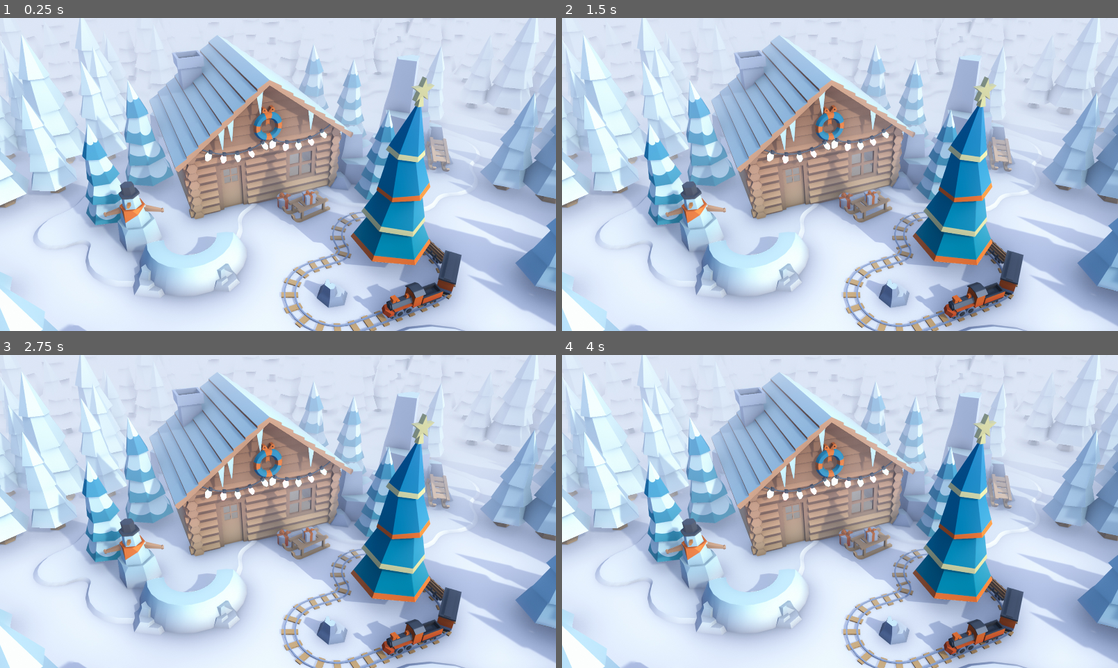
Above: before the commit, frames 1-4 (two rows, left to right).
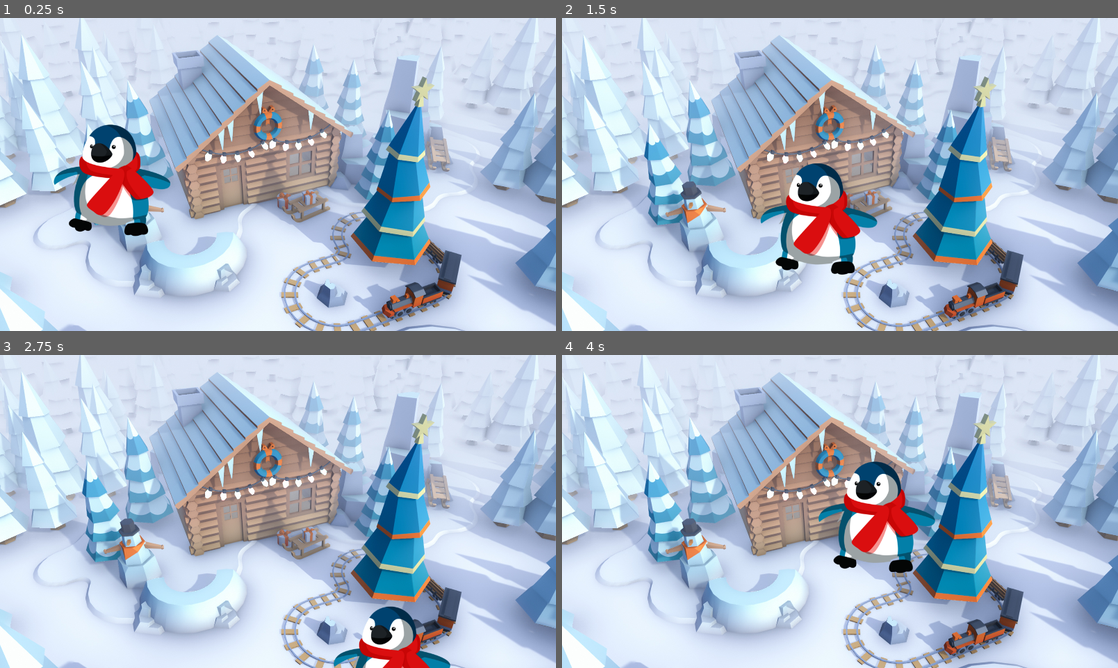
Above: after the commit, the same moments.

Repository: machen18/Mandy-Chen-Performance-Task-Senior-Final
Game: Godot game, scene res://world.tscn
The game is run twice, just before and just after one commit, with the same random seed, the same clock (stepped at 60 frames per second) and the same inputs.
Inputs:
- Up to frame 1 (0.25 s): no input
- Up to frame 2 (1.5 s): tap Enter at 0.5 s; hold Right (move_right, bound only after the commit) 0.53-1.28 s; hold Down (move_down, bound only after the commit) from 1.28 s (still down)
- Up to frame 3 (2.75 s): release Down (move_down, bound only after the commit) at 2.03 s; hold Right (move_right, bound only after the commit) from 2.03 s (still down)
- Up to frame 4 (4 s): release Right (move_right, bound only after the commit) at 2.78 s; hold Up (move_up, bound only after the commit) 2.78-3.53 s; hold Left (move_left, bound only after the commit) from 3.53 s (still down)

The runs differ from the first frame. In frame 1, 4.1% of the frame differs, in the area x 9-31%, y 34-70%; in frame 2, 4.1%; in frame 3, 2.2%; in frame 4, 4.1%, in the area x 46-68%, y 34-70%.

Commit message:
player scene setup

Diff:
--- /dev/null
+++ b/Player.gd
@@ -0,0 +1,24 @@
+extends Area2D
+@export var speed = 400
+
+# Called when the node enters the scene tree for the first time.
+func _ready():
+	pass # Replace with function body.
+
+
+# Called every frame. 'delta' is the elapsed time since the previous frame.
+func _process(delta):
+	var velocity = Vector2.ZERO
+	if Input.is_action_pressed("move_up"):
+		velocity.y -= 1
+	if Input.is_action_pressed("move_down"):
+		velocity.y +=1
+	if Input.is_action_pressed("move_right"):
+		velocity.x +=1
+	if Input.is_action_pressed("move_left"):
+		velocity.x -=1
+
+	if velocity.length() > 0:
+		velocity = velocity.normalized() * speed
+
+	position += velocity * delta
--- /dev/null
+++ b/player.tscn
@@ -0,0 +1,20 @@
+[gd_scene load_steps=4 format=3 uid="uid://btyflsdha4o3y"]
+
+[ext_resource type="Script" path="res://Player.gd" id="1_y6hpp"]
+[ext_resource type="Texture2D" uid="uid://vs551jdj25r0" path="res://assets/player.png" id="2_pfahw"]
+
+[sub_resource type="CapsuleShape2D" id="CapsuleShape2D_dlg10"]
+radius = 85.0
+height = 206.0
+
+[node name="Player" type="Area2D"]
+script = ExtResource("1_y6hpp")
+
+[node name="Sprite2D" type="Sprite2D" parent="."]
+position = Vector2(232.25, 336)
+scale = Vector2(0.860313, 0.861111)
+texture = ExtResource("2_pfahw")
+
+[node name="CollisionShape2D" type="CollisionShape2D" parent="."]
+position = Vector2(229, 335)
+shape = SubResource("CapsuleShape2D_dlg10")
--- a/project.godot
+++ b/project.godot
@@ -17,3 +17,26 @@
 [display]
 
 window/stretch/mode="canvas_items"
+
+[input]
+
+move_up={
+"deadzone": 0.5,
+"events": [Object(InputEventKey,"resource_local_to_scene":false,"resource_name":"","device":-1,"window_id":0,"alt_pressed":false,"shift_pressed":false,"ctrl_pressed":false,"meta_pressed":false,"pressed":false,"keycode":0,"physical_keycode":4194320,"key_label":0,"unicode":0,"echo":false,"script":null)
+]
+}
+move_down={
+"deadzone": 0.5,
+"events": [Object(InputEventKey,"resource_local_to_scene":false,"resource_name":"","device":-1,"window_id":0,"alt_pressed":false,"shift_pressed":false,"ctrl_pressed":false,"meta_pressed":false,"pressed":false,"keycode":0,"physical_keycode":4194322,"key_label":0,"unicode":0,"echo":false,"script":null)
+]
+}
+move_right={
+"deadzone": 0.5,
+"events": [Object(InputEventKey,"resource_local_to_scene":false,"resource_name":"","device":-1,"window_id":0,"alt_pressed":false,"shift_pressed":false,"ctrl_pressed":false,"meta_pressed":false,"pressed":false,"keycode":0,"physical_keycode":4194321,"key_label":0,"unicode":0,"echo":false,"script":null)
+]
+}
+move_left={
+"deadzone": 0.5,
+"events": [Object(InputEventKey,"resource_local_to_scene":false,"resource_name":"","device":-1,"window_id":0,"alt_pressed":false,"shift_pressed":false,"ctrl_pressed":false,"meta_pressed":false,"pressed":false,"keycode":0,"physical_keycode":4194319,"key_label":0,"unicode":0,"echo":false,"script":null)
+]
+}
--- a/world.tscn
+++ b/world.tscn
@@ -1,6 +1,7 @@
-[gd_scene load_steps=2 format=3 uid="uid://duemjd0qhekrw"]
+[gd_scene load_steps=3 format=3 uid="uid://duemjd0qhekrw"]
 
 [ext_resource type="Texture2D" uid="uid://bwmny50vdxvr1" path="res://assets/wallpaperCabin.jpg" id="1_85gfb"]
+[ext_resource type="PackedScene" uid="uid://btyflsdha4o3y" path="res://player.tscn" id="2_8sbgg"]
 
 [node name="World" type="Node2D"]
 
@@ -8,3 +9,5 @@
 scale = Vector2(0.61, 0.61)
 texture = ExtResource("1_85gfb")
 centered = false
+
+[node name="Player" parent="." instance=ExtResource("2_8sbgg")]
